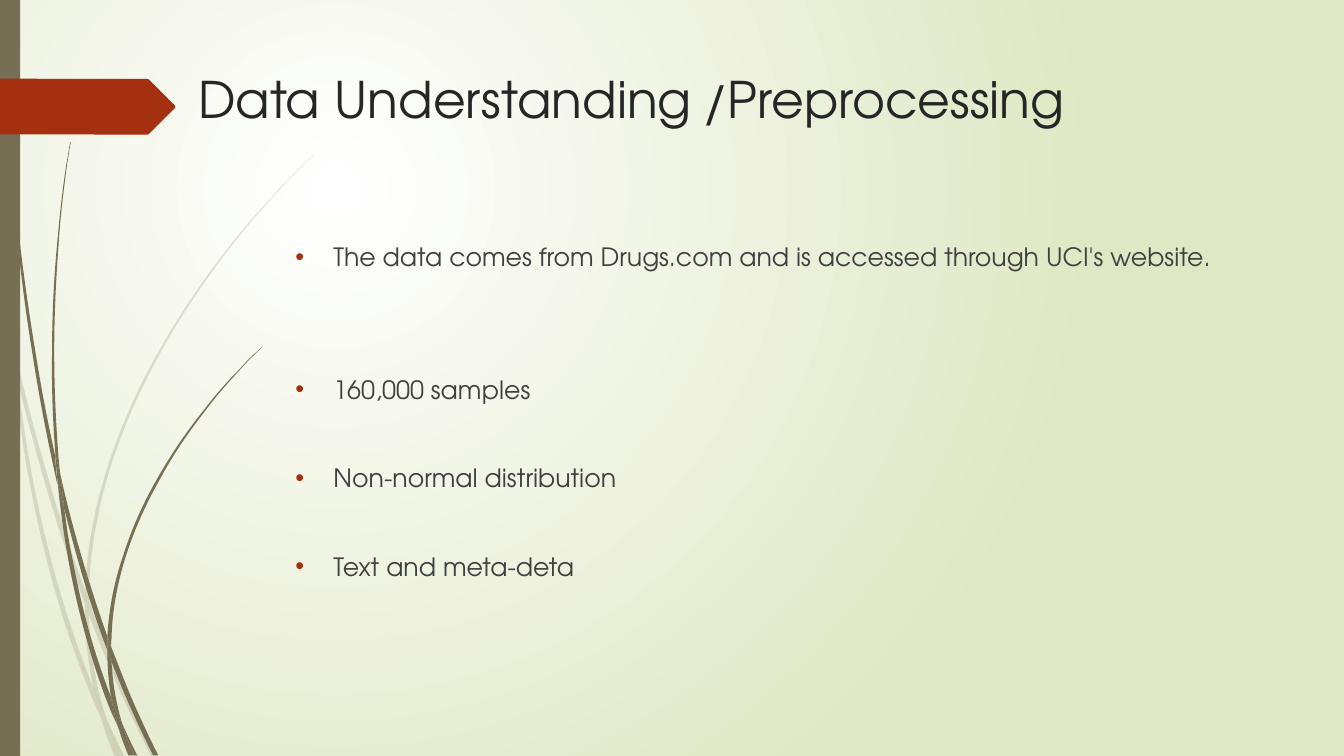
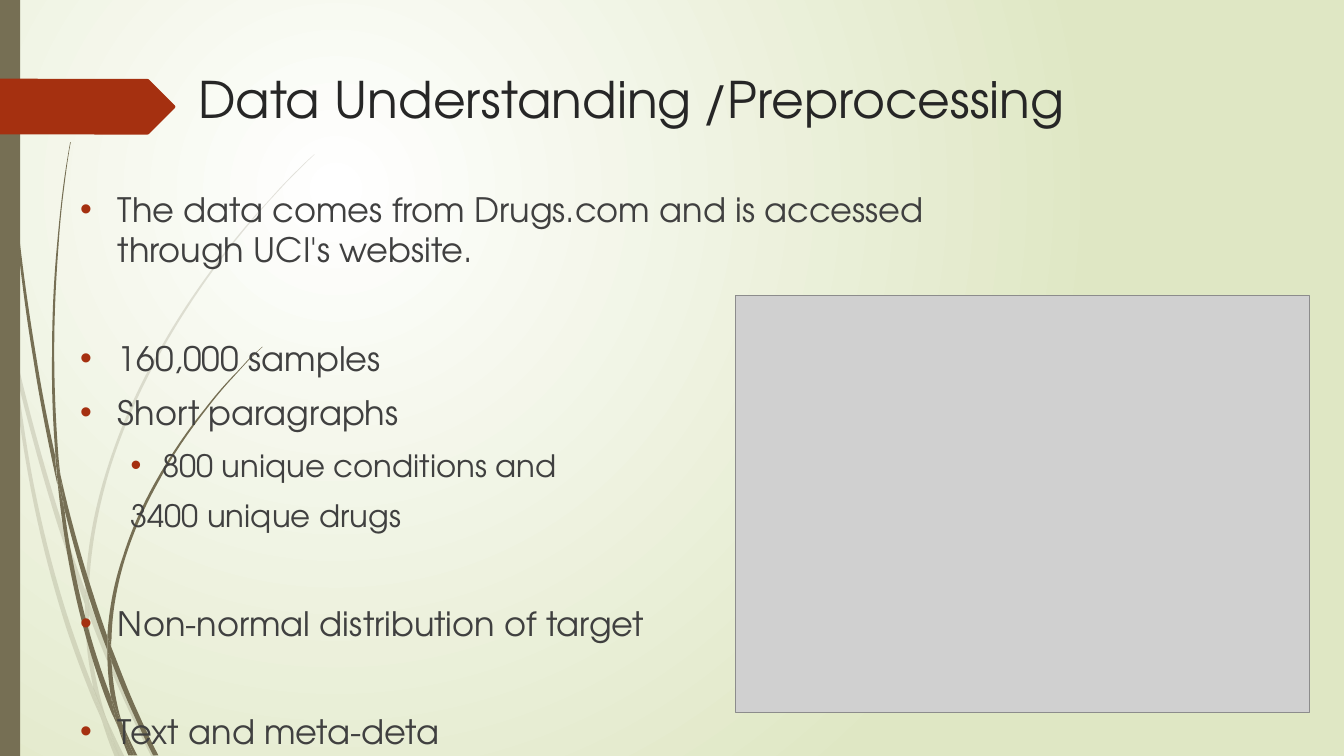
Before and after one commit to jmarksk/DrugReviewAnalysis, a slide deck: slide 3 of Presentation1.pptx. Drawn at 1344x756 pixels with LibreOffice and Linux fonts; fonts in the diff are those of the drawing; grey boxes stand for pictures. Boxes give left, top, right and bottom in pixels: in the first picture for what was removed or moved away, otherwise in the second. Text is boxed around its words. In the diff, an @@ line names an element or a change of style, - is before the commit and + after.

```diff
--- a/Presentation1.pptx
+++ b/Presentation1.pptx
@@ text "The data comes from Drugs.com ...": place and size @@
-text "The data comes from Drugs.com ..." at bbox=[333, 247, 1210, 577]
+text "The data comes from Drugs.com ..." at bbox=[118, 197, 923, 756]
@@ text at bbox=[118, 197, 923, 756]: size 18 to 24 pt in "The data comes from Drugs.com and is ...", "160,000 samples", "Text and meta-deta" @@
@@ picture added at bbox=[736, 295, 1310, 712] @@
@@ text at bbox=[118, 390, 644, 643]: text changed; size 18 to 24 pt @@
-• Non-normal distribution
+• Short paragraphs
+  • 800 unique conditions and
+  3400 unique drugs
+• Non-normal distribution of target
```
Also in this commit, not shown: 4 other slides changed, 2 other files.
